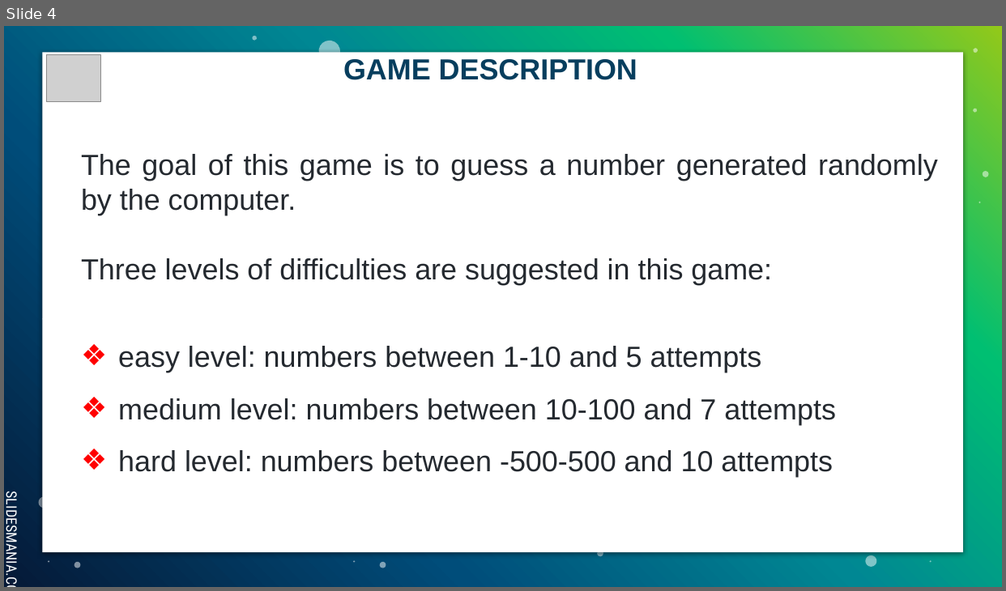
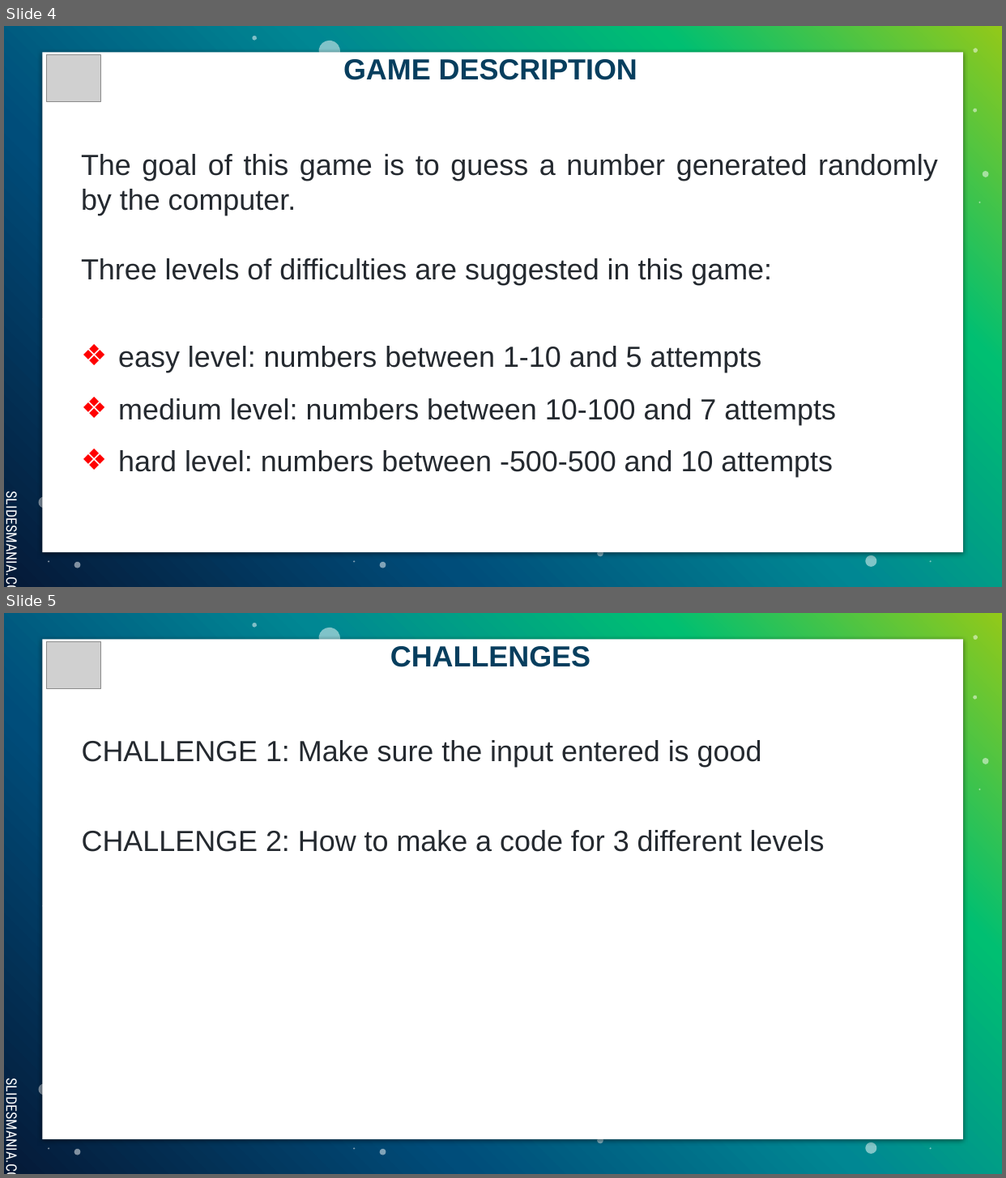
Before and after one commit to yenle2092/GameProject_GuessTheNumber, a slide deck: Revision Gusse Number.pptx. Shown one above the other, each under a label of ours: slide 4 before the commit, slides 4 and 5 after it. The pictures are 1006x591 and 1006x1178 pixels, drawn with LibreOffice and Linux fonts; fonts in the diff are those of the drawing; grey boxes stand for pictures. Boxes give left, top, right and bottom in pixels: in the first picture for what was removed or moved away, otherwise in the second. Text is boxed around its words. In the diff, an @@ line names an element or a change of style, - is before the commit and + after.

```diff
--- a/Revision Gusse Number.pptx
+++ b/Revision Gusse Number.pptx
@@ slide 5 added at box(4, 613, 1002, 1174), background gradient #93C919 to #00BF72 to #008793 to #004D7A to #051937; not listed: 20 template elements that a slide beside it also shows @@
@@ picture added at box(47, 641, 100, 688) @@
@@ title added at box(390, 646, 590, 667), 28 pt, text #073E5E, bold @@
+CHALLENGES
@@ text added at box(82, 740, 762, 767), 28 pt, text #24292F @@
+CHALLENGE 1: Make sure the input entered is good
@@ text added at box(82, 830, 825, 852), 28 pt, text #24292F @@
+CHALLENGE 2: How to make a code for 3 different levels
```
Also in this commit, not shown: 1 other slide added.
